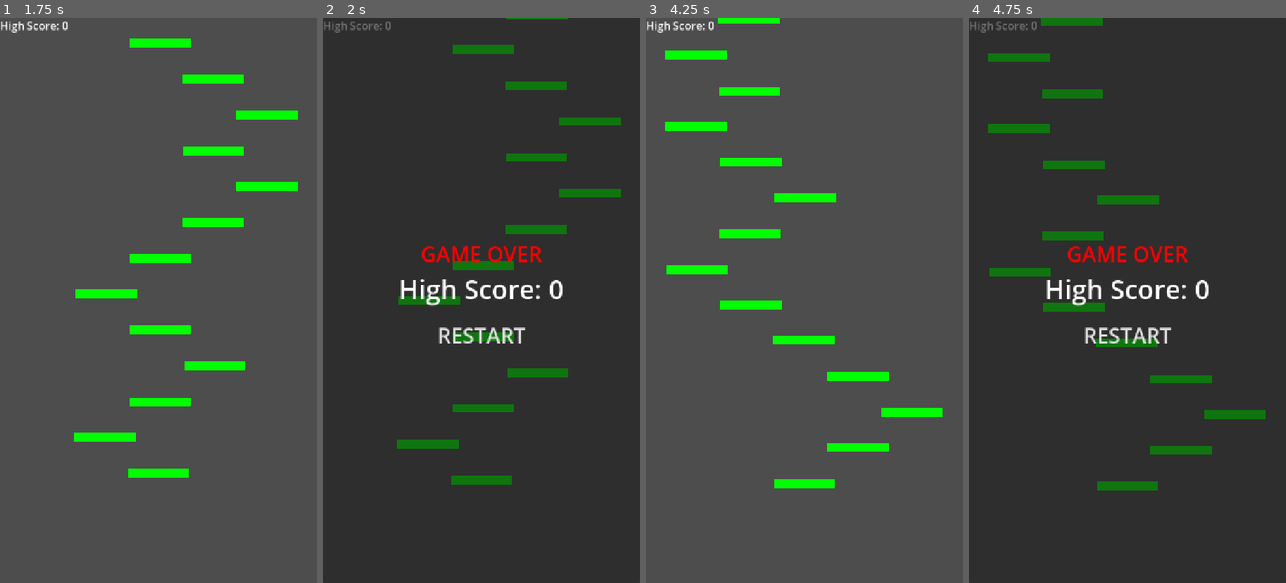
Above: before the commit, frames 1-4 (left to right).
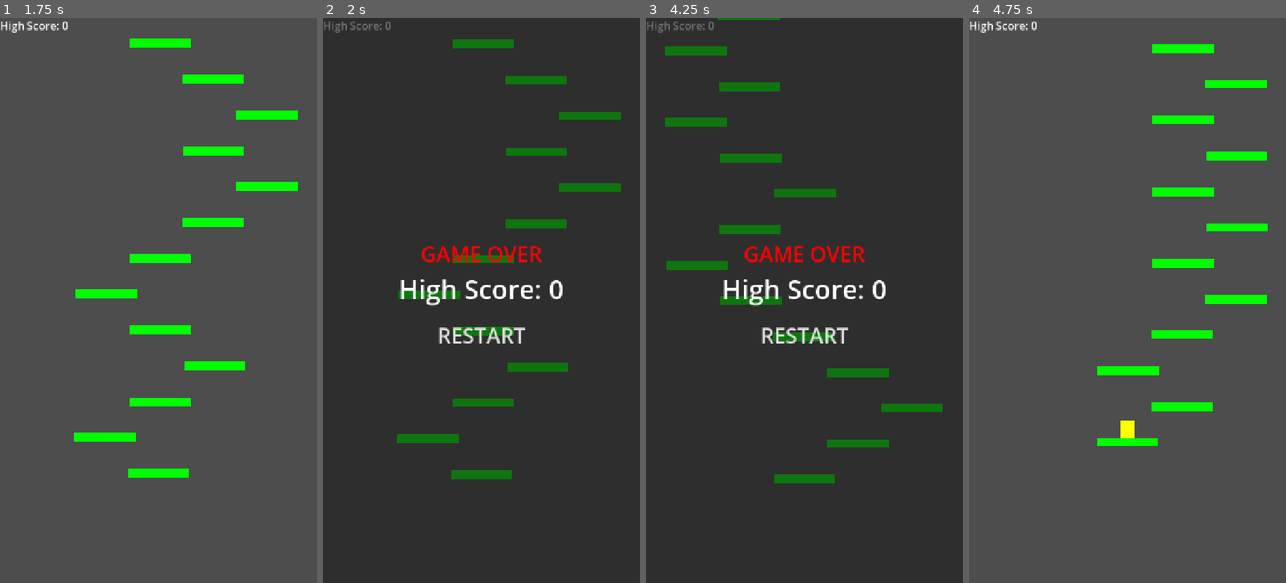
Above: after the commit, the same moments.

Repository: mezegis-hub/Vertical-Jumper
Game: Godot game, scene res://Scene/main.tscn
Two runs of this game, one before a commit and one after it. Both use one fixed random seed, a clock stepped at 60 frames per second and the inputs below.
Inputs (mouse positions are in pixels of both pictures, inside the frame that each line leads up to):
- Up to frame 1 (1.75 s): tap Enter (ui_accept) at 0.5, 0.77, 1.52 s; hold Right (ui_right) from 0.53 s (still down)
- Up to frame 2 (2 s): keep holding Right (ui_right)
- Up to frame 3 (4.25 s): release Right (ui_right) at 2 s; click "RESTART" at 2 s; hold Left (ui_left) 2.78-3.53 s; hold Right (ui_right) from 3.53 s (still down); tap Enter (ui_accept) at 3.77 s
- Up to frame 4 (4.75 s): release Right (ui_right) at 4.25 s; click (1127, 334) at 4.25 s, where only the run after the commit has a clickable "RESTART"

Frame 1 is identical in both runs. In frame 2, 4.9% of the frame differs, in the area x 23-94%, y 0-83%; in frame 3, 100%, in the area x 0-100%, y 0-100%; in frame 4, 100%.

Commit message:
gameover condition updated
gameover condition updated from fall distance to camera position

Diff:
--- a/Scene/camera_2d.tscn
+++ b/Scene/camera_2d.tscn
@@ -2,5 +2,5 @@
 
 [ext_resource type="Script" uid="uid://cbreqsqdkwlhm" path="res://Scripts/camera_2d.gd" id="1_f4dbj"]
 
-[node name="Camera2D" type="Camera2D" unique_id=1361254878]
+[node name="Camera2D" type="Camera2D" unique_id=1361254878 groups=["camera"]]
 script = ExtResource("1_f4dbj")
--- a/Scripts/platform_generator.gd
+++ b/Scripts/platform_generator.gd
@@ -24,10 +24,10 @@
 const DIFFICULTY_DISTANCE = 3000.0
 const MAX_DIFFICULTY = 1.0
 
-const MOVING_START_HEIGHT = 100.0
-const TRICK_START_HEIGHT = 200.0
-const FALLING_START_HEIGHT = 300.0
-const SHRINKING_START_HEIGHT = 400.0
+const MOVING_START_HEIGHT = 1000.0
+const TRICK_START_HEIGHT = 2000.0
+const FALLING_START_HEIGHT = 3000.0
+const SHRINKING_START_HEIGHT = 4000.0
 
 const SCREEN_LEFT = -300.0
 const SCREEN_RIGHT = 300.0
@@ -171,7 +171,6 @@
 	return clamp(difficulty, 0.0, MAX_DIFFICULTY)
 
 func get_platform_types() -> String:
-
 	var height = abs(player.position.y)
 	var roll = randf()
 
--- a/Scripts/player.gd
+++ b/Scripts/player.gd
@@ -16,8 +16,11 @@
 
 var current_platform = null
 
+@onready var camera = get_tree().get_first_node_in_group("camera")
+
 func _ready() -> void:
 		highest_y = global_position.y
+		print("CAMERA FOUND: ", camera)
 
 
 func _physics_process(delta: float) -> void:
@@ -79,10 +82,15 @@
 		highest_y = global_position.y
 
 	#fall detection
-	if global_position.y > highest_y + FALL_DISTANCE:
+	#if global_position.y > highest_y + FALL_DISTANCE:
+		#game_over = true
+		#velocity = Vector2.ZERO
+		#died.emit()
+	if camera != null and global_position.y > camera.global_position.y + FALL_DISTANCE:
 		game_over = true
 		velocity = Vector2.ZERO
 		died.emit()
+
 
 	if position.x < -400:
 		position.x = 400
